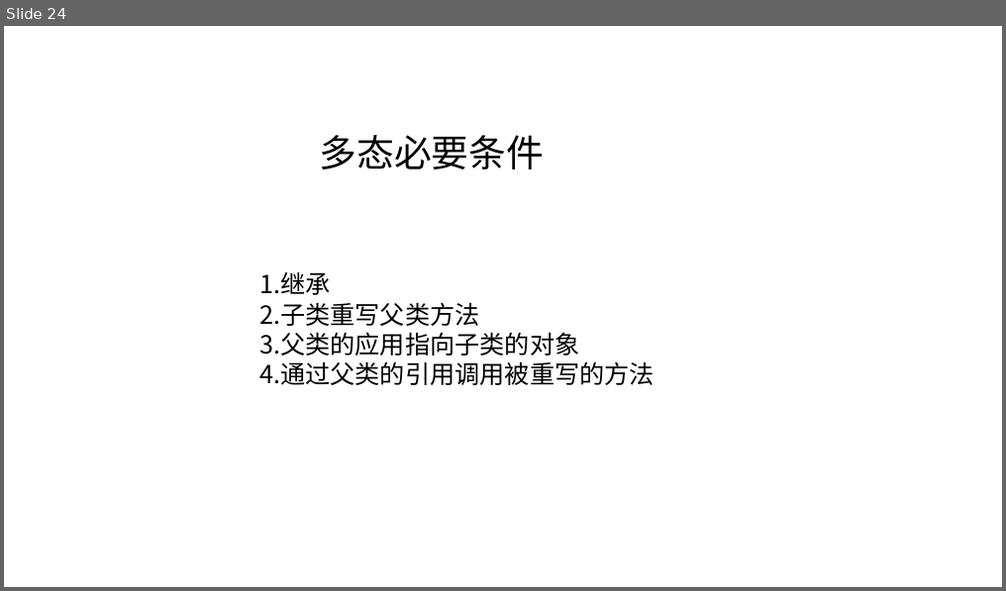
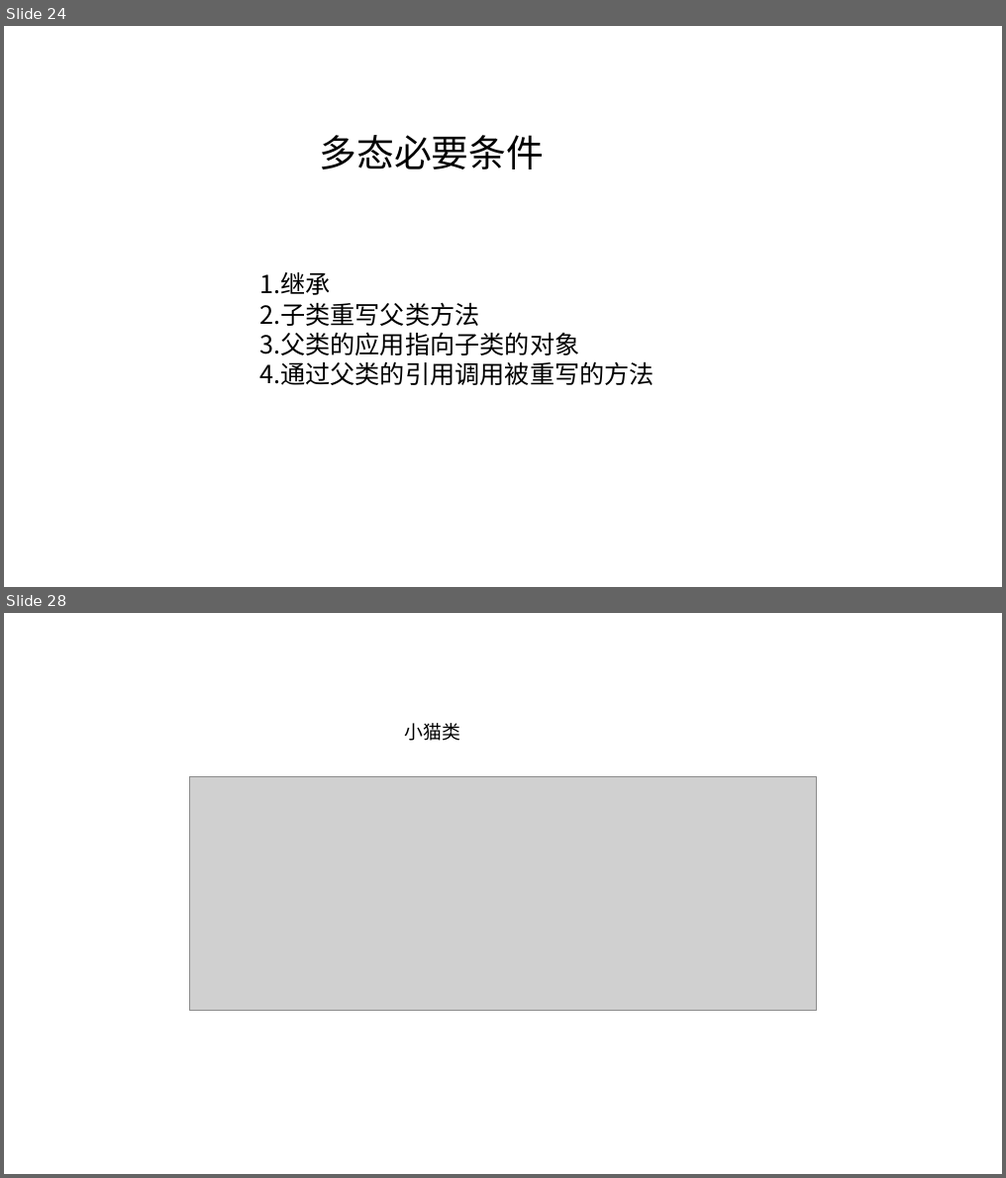
Before and after one commit to Heaven-JW/Office, a slide deck: 继承和多态.pptx. Shown one above the other, each under a label of ours: slide 24 before the commit, slides 24 and 28 after it; the slides between them are not shown. The pictures are 1006x591 and 1006x1178 pixels, drawn with LibreOffice and Linux fonts; fonts in the diff are those of the drawing; grey boxes stand for pictures. Boxes give left, top, right and bottom in pixels: in the first picture for what was removed or moved away, otherwise in the second. Text is boxed around its words. In the diff, an @@ line names an element or a change of style, - is before the commit and + after.

```diff
--- a/继承和多态.pptx
+++ b/继承和多态.pptx
@@ slide 28 added at <box>4,613,1002,1174</box>, background #FFFFFF @@
@@ text added at <box>404,723,460,741</box>, 18 pt, text #000000 @@
+小猫类
@@ picture added at <box>190,777,817,1010</box> @@
```
Also in this commit, not shown: 8 other slides added, 2 other files.
